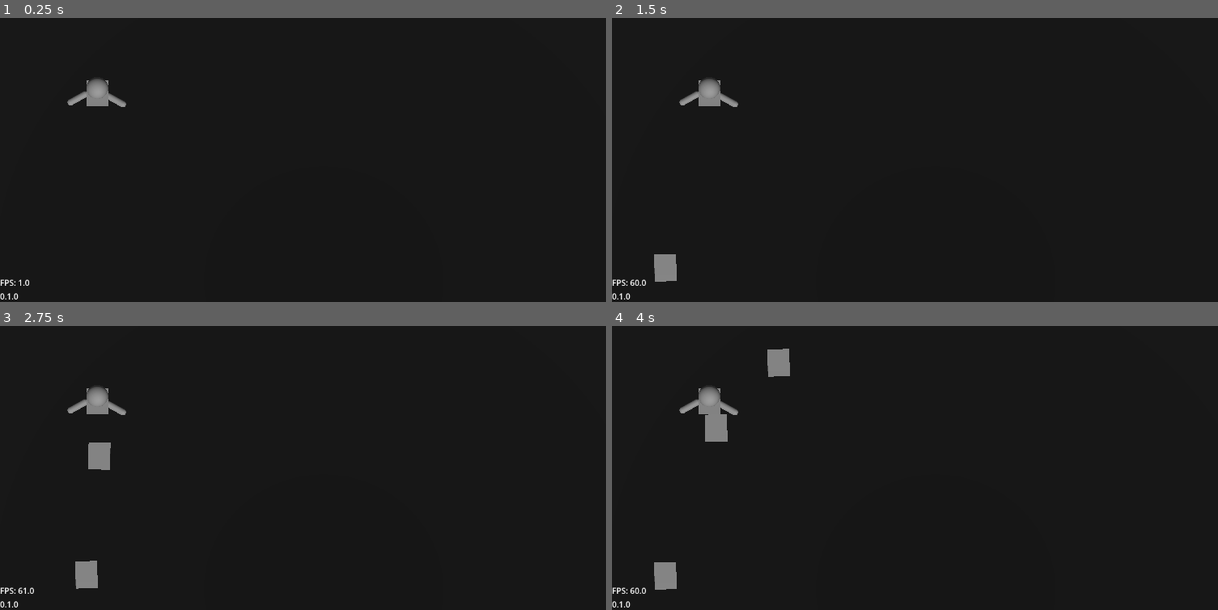
Above: before the commit, frames 1-4 (two rows, left to right).
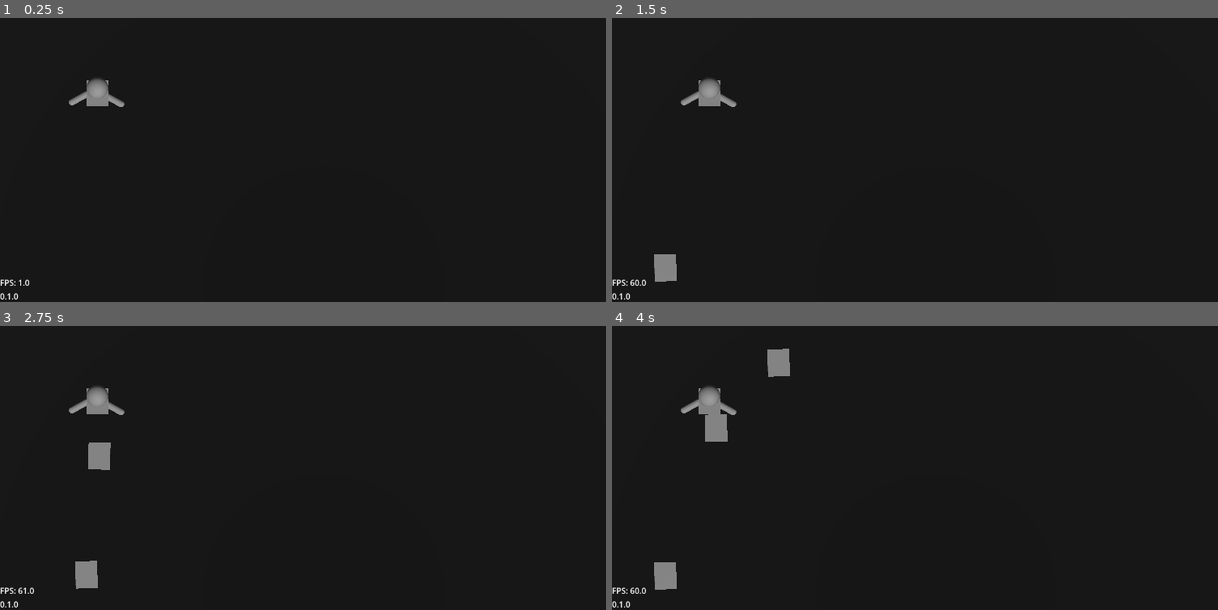
Above: after the commit, the same moments.

Repository: Grey-B/toy-defenders
Game: Godot game, scene res://src/core/main_game/main_game.tscn
Two runs of this game, one before a commit and one after it. Both use one fixed random seed, a clock stepped at 60 frames per second and the inputs below.
Inputs:
- Up to frame 1 (0.25 s): no input
- Up to frame 2 (1.5 s): tap Enter at 0.5 s; tap I at 0.6, 1.35 s
- Up to frame 3 (2.75 s): tap I at 2.1 s
- Up to frame 4 (4 s): tap I at 2.85, 3.6 s

The runs differ from the first frame. In frame 1, less than 0.1% of the frame differs, in the area x 11-21%, y 25-32%; in frame 2, less than 0.1%; in frame 3, less than 0.1%; in frame 4, less than 0.1%.

Commit message:
Added a right_arm_model export to BasePart to make arm models better

Diff:
--- /dev/null
+++ b/assets/3d/models/parts/arms/test_arm_left_model.tscn
@@ -0,0 +1,11 @@
+[gd_scene format=3 uid="uid://dedt1vwia6rc1"]
+
+[sub_resource type="CapsuleMesh" id="CapsuleMesh_6owma"]
+radius = 0.15527344
+height = 1.0614624
+
+[node name="TestArmLeftModel" type="Node3D" unique_id=587425710]
+
+[node name="MeshInstance3D" type="MeshInstance3D" parent="." unique_id=921978520]
+transform = Transform3D(-3.7855173e-08, -0.8660254, 0.5, 1, -4.371139e-08, 0, 2.1855694e-08, 0.5, 0.8660254, -0.30390123, 2.503987e-08, 0.113577306)
+mesh = SubResource("CapsuleMesh_6owma")
--- a/assets/3d/models/parts/arms/test_arm_model.tscn
+++ b/assets/3d/models/parts/arms/test_arm_right_model.tscn
@@ -1,10 +1,11 @@
-[gd_scene format=3 uid="uid://dedt1vwia6rc1"]
+[gd_scene format=3 uid="uid://cr70i1s4hykra"]
 
 [sub_resource type="CapsuleMesh" id="CapsuleMesh_6owma"]
 radius = 0.15527344
 height = 1.0614624
 
-[node name="TestArmModel" type="Node3D" unique_id=587425710]
+[node name="TestArmRightModel" type="Node3D" unique_id=587425710]
+transform = Transform3D(-0.49999988, 0, 0.86602545, 0, 1, 0, -0.86602545, 0, -0.49999988, 0, 0, 0)
 
 [node name="MeshInstance3D" type="MeshInstance3D" parent="." unique_id=921978520]
 transform = Transform3D(-3.7855173e-08, -0.8660254, 0.5, 1, -4.371139e-08, 0, 2.1855694e-08, 0.5, 0.8660254, -0.30390123, 2.503987e-08, 0.113577306)
--- a/assets/3d/models/parts/bodies/test_body_model.tscn
+++ b/assets/3d/models/parts/bodies/test_body_model.tscn
@@ -19,7 +19,7 @@
 transform = Transform3D(1, 0, 0, 0, 1, 0, 0, 0, 1, 0, 0.80972797, 0)
 
 [node name="LeftArmSocket" type="Marker3D" parent="." unique_id=2069008136]
-transform = Transform3D(1, 0, 0, 0, 1, 0, 0, 0, 1, 0.5868249, 0, 0)
+transform = Transform3D(1, 0, 0, 0, 1, 0, 0, 0, 1, -0.51317513, 0, 0)
 
 [node name="RightArmSocket" type="Marker3D" parent="." unique_id=2008361046]
-transform = Transform3D(1, 0, 0, 0, 1, 0, 0, 0, 1, -0.57878673, 0, 0)
+transform = Transform3D(1, 0, 0, 0, 1, 0, 0, 0, 1, 0.51, 0, 0)
--- a/src/gameplay/towers/base_tower.gd
+++ b/src/gameplay/towers/base_tower.gd
@@ -72,10 +72,9 @@
 	head_model = head.model.instantiate()
 	body_model = body.model.instantiate()
 	left_arm_model = arms.model.instantiate()
-	right_arm_model = arms.model.instantiate()
+	right_arm_model = arms.right_arm_model.instantiate()
 
 	add_child(body_model)
 	body_model.head_socket.add_child(head_model)
 	body_model.left_arm_socket.add_child(left_arm_model)
-	left_arm_model.rotate_y(deg_to_rad(120))
 	body_model.right_arm_socket.add_child(right_arm_model)
--- a/src/resources/parts/arms/test_arm.tres
+++ b/src/resources/parts/arms/test_arm.tres
@@ -1,13 +1,15 @@
 [gd_resource type="Resource" script_class="BasePart" format=3 uid="uid://6qm1wmo72apd"]
 
 [ext_resource type="Script" uid="uid://dmis8simr8u1j" path="res://src/resources/parts/base_part.gd" id="1_2bfuj"]
-[ext_resource type="PackedScene" uid="uid://dedt1vwia6rc1" path="res://assets/3d/models/parts/arms/test_arm_model.tscn" id="1_t6g2a"]
+[ext_resource type="PackedScene" uid="uid://dedt1vwia6rc1" path="res://assets/3d/models/parts/arms/test_arm_left_model.tscn" id="1_hewyk"]
+[ext_resource type="PackedScene" uid="uid://cr70i1s4hykra" path="res://assets/3d/models/parts/arms/test_arm_right_model.tscn" id="2_3gs82"]
 [ext_resource type="Script" uid="uid://bs8tddgbx5lw8" path="res://src/resources/parts/stat_modifier.gd" id="2_t6g2a"]
 [ext_resource type="Resource" uid="uid://juqycm55pqj2" path="res://src/resources/parts/modifiers/test_modifier.tres" id="4_xm4lf"]
 
 [resource]
 script = ExtResource("1_2bfuj")
-model = ExtResource("1_t6g2a")
+model = ExtResource("1_hewyk")
+right_arm_model = ExtResource("2_3gs82")
 name = "Test Arm"
 description = "Arm for testing"
 type = 2
--- a/src/resources/parts/base_part.gd
+++ b/src/resources/parts/base_part.gd
@@ -5,6 +5,7 @@
 
 @export_group("Model")
 @export var model: PackedScene
+@export var right_arm_model: PackedScene
 
 @export_group("Text")
 @export var name: String
